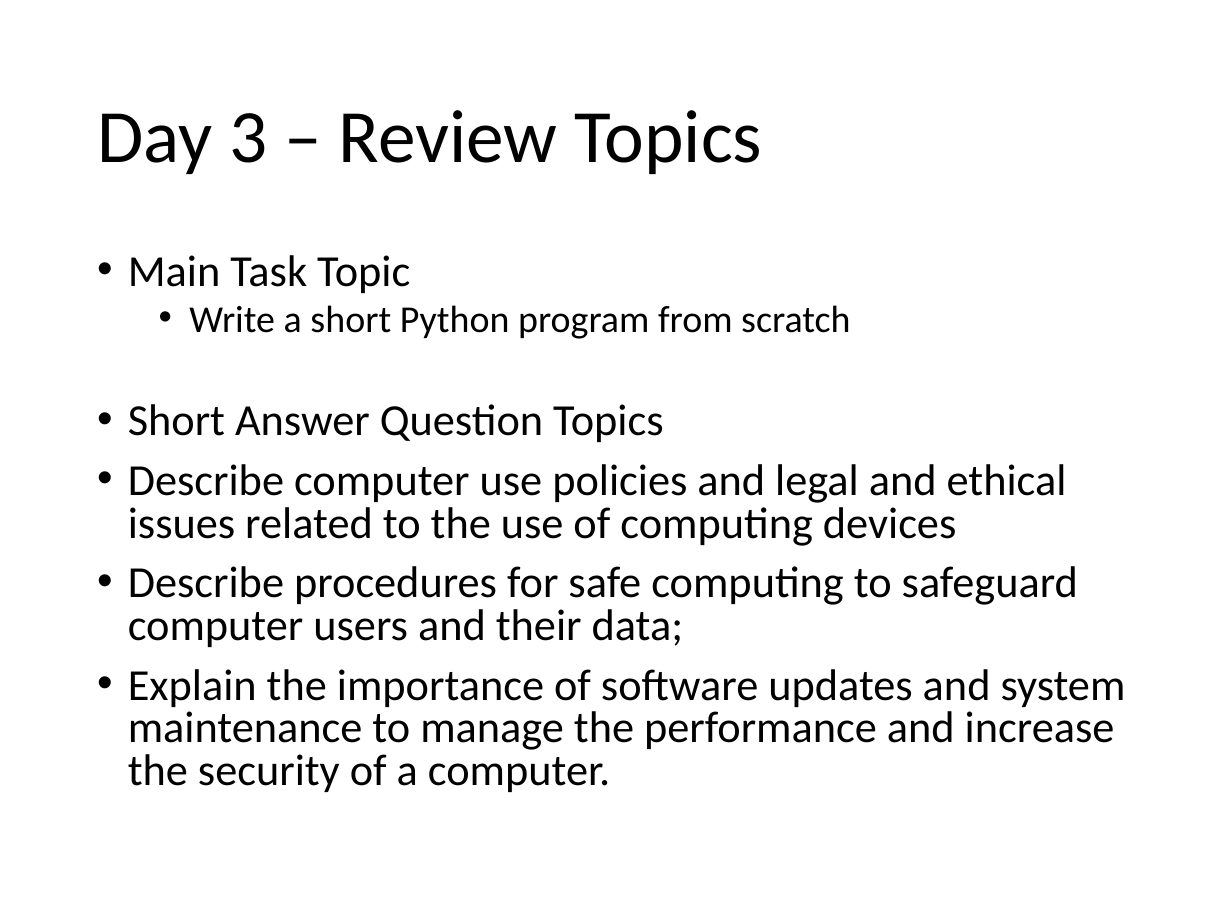
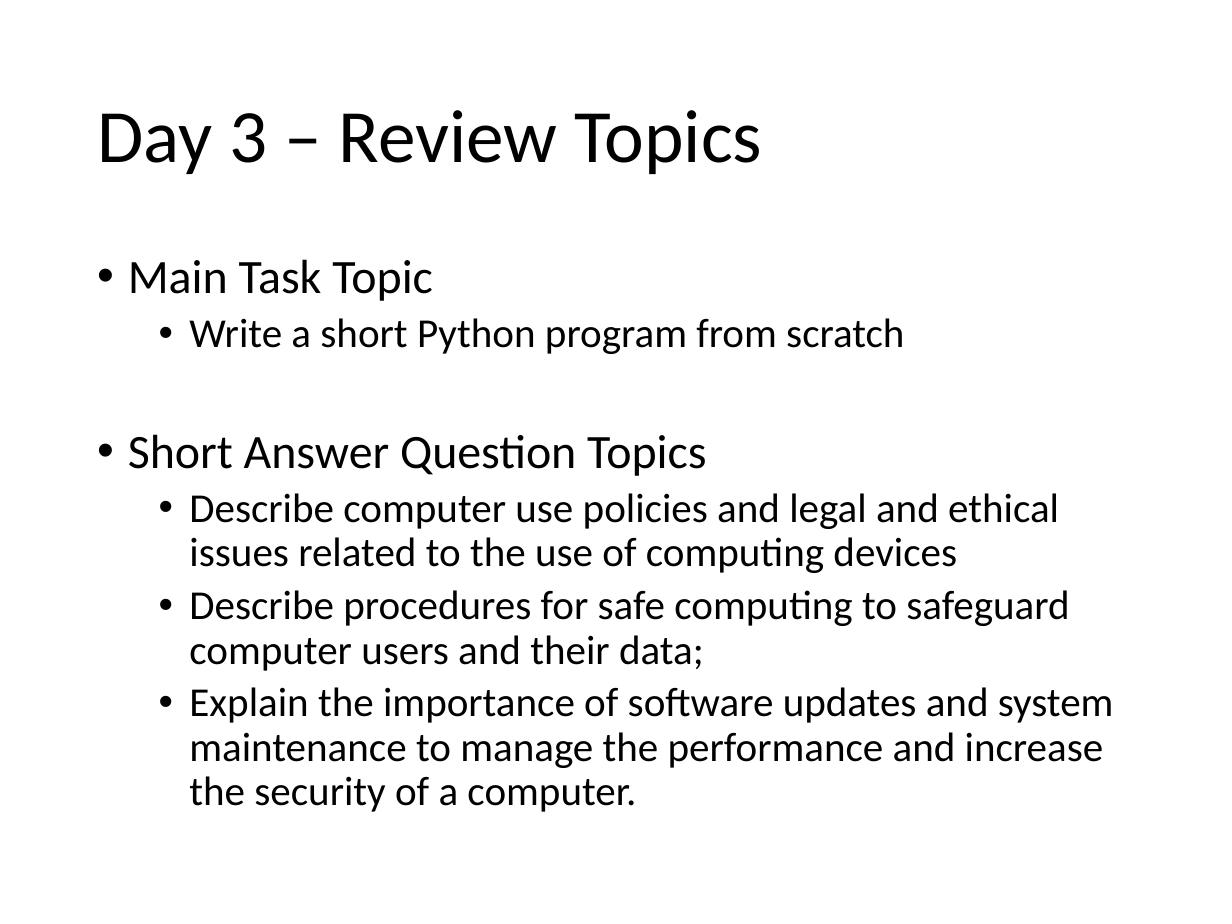
Before and after one commit to optimalcore/ICS2O0, a slide deck: slide 5 of Summative/SummativeOutlineAndReview.pptx. Drawn at 1232x924 pixels with LibreOffice and Linux fonts; fonts in the diff are those of the drawing. Boxes give left, top, right and bottom in pixels: in the first picture for what was removed or moved away, otherwise in the second. Text is boxed around its words. In the diff, an @@ line names an element or a change of style, - is before the commit and + after.

```diff
--- a/Summative/SummativeOutlineAndReview.pptx
+++ b/Summative/SummativeOutlineAndReview.pptx
@@ text "Main Task Topic" at (128,259,1114,812): size 25.9 to 28 pt in "Main Task Topic", "Short Answer Question Topics"; size 22.2 to 24 pt in "Write a short Python program from scratch"; size 25.9 to 24 pt in "Describe computer use policies and legal and ...", "Describe procedures for safe computing to safeguard ...", "Explain the importance of software updates and ..."; line spacing 0.8 to 0.9; list level 1 to 2 in "Describe computer use policies and ..."; list level 1 to 2 in "Describe procedures for safe computing ..."; list level 1 to 2 in "Explain the importance of software ..." @@
```
